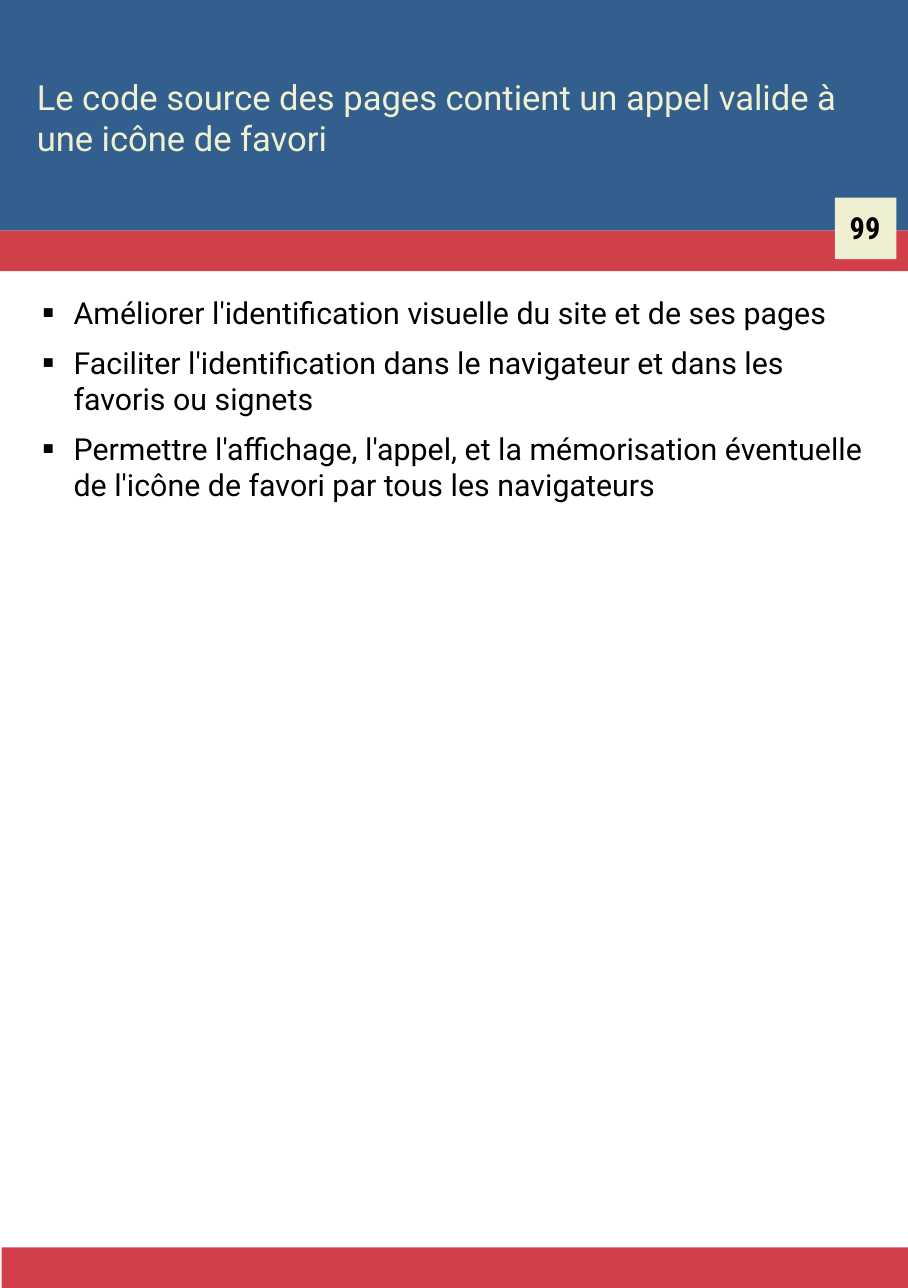
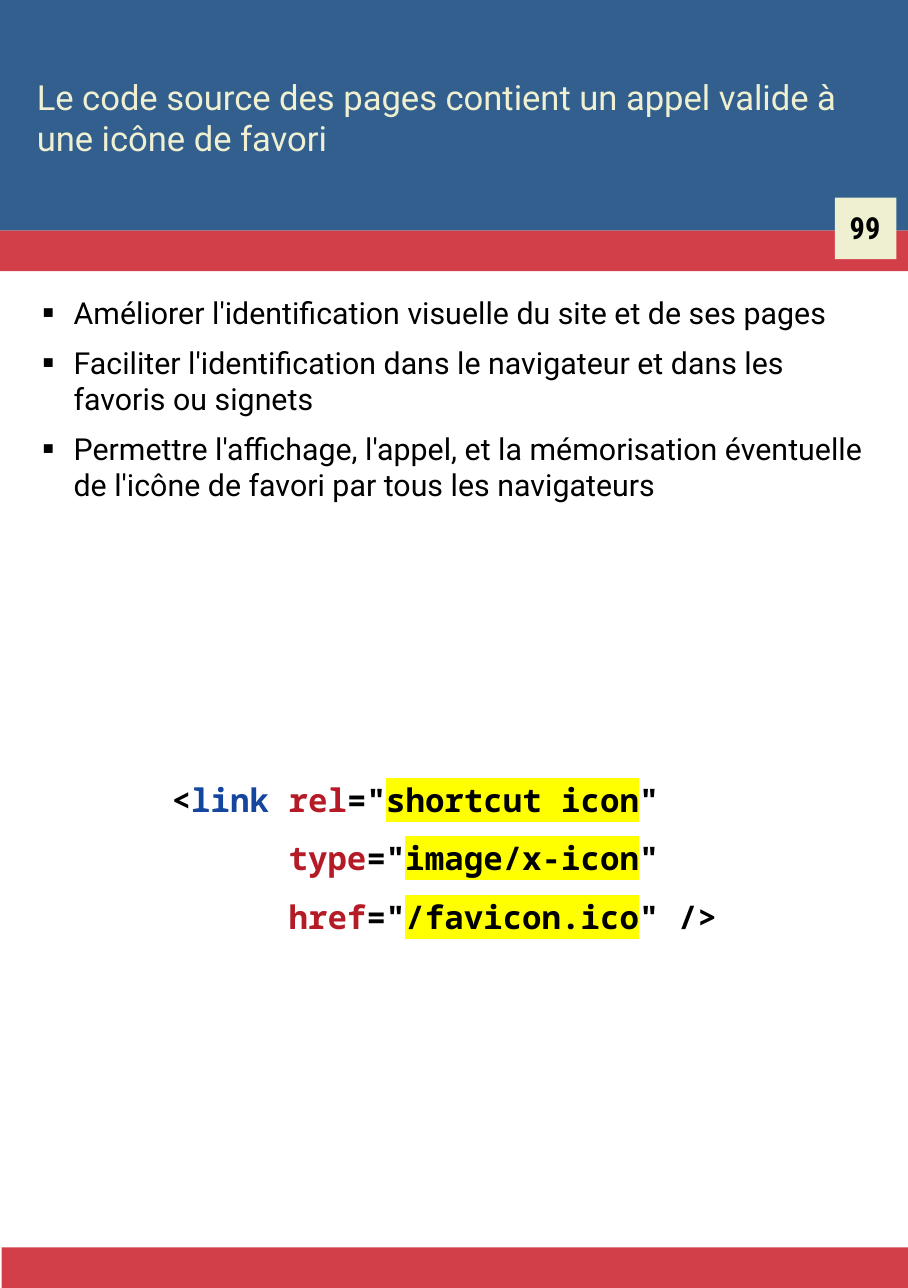
Before and after one commit to Zigazou/bonnes-pratiques-illustrees, a slide deck: slide 106 of bonnes-pratiques.odp. Drawn at 908x1288 pixels with LibreOffice and Linux fonts; fonts in the diff are those of the drawing. Boxes give left, top, right and bottom in pixels: in the first picture for what was removed or moved away, otherwise in the second. Text is boxed around its words. In the diff, an @@ line names an element or a change of style, - is before the commit and + after.

```diff
--- a/bonnes-pratiques.odp
+++ b/bonnes-pratiques.odp
@@ text added at box(172, 782, 659, 937), 15 pt, text #000000, bold @@
+<link rel="shortcut icon"
+type="image/x-icon"
+href="/favicon.ico" />
```
Also in this commit, not shown: 3 other slides changed, 4 other files.
